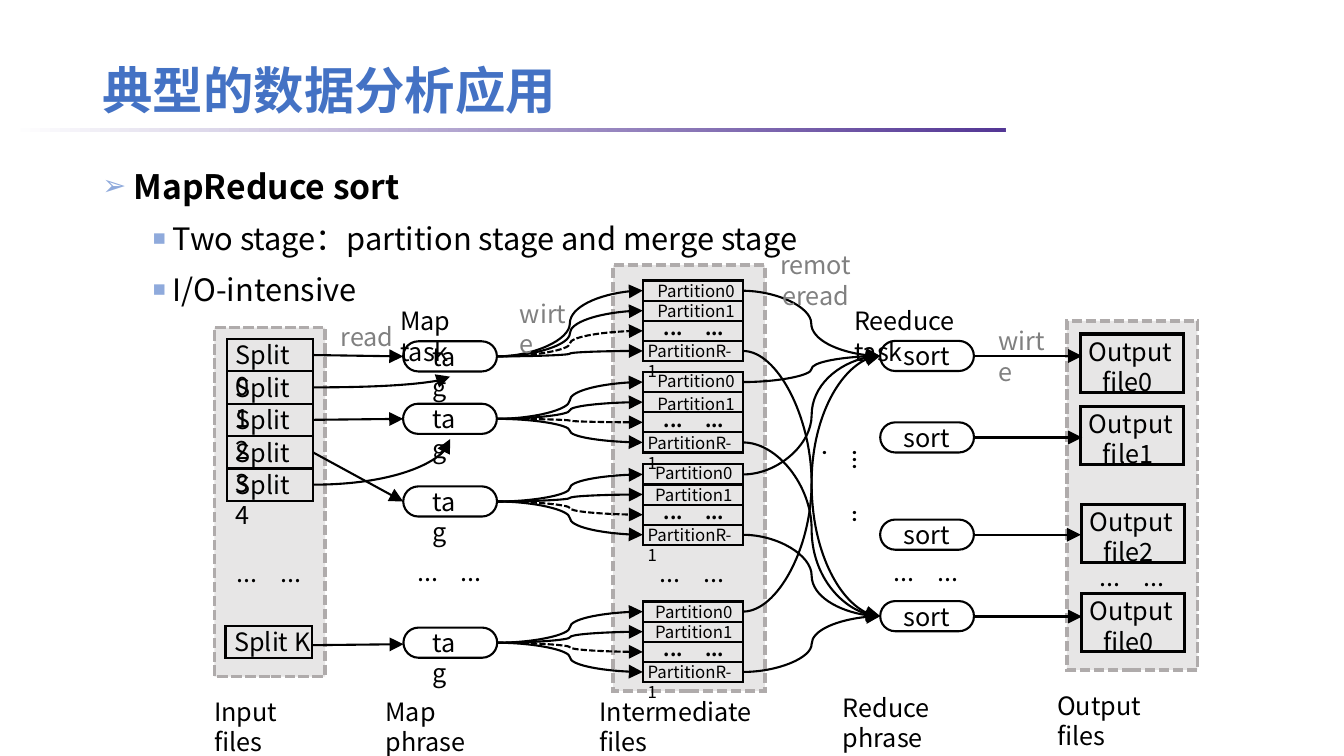
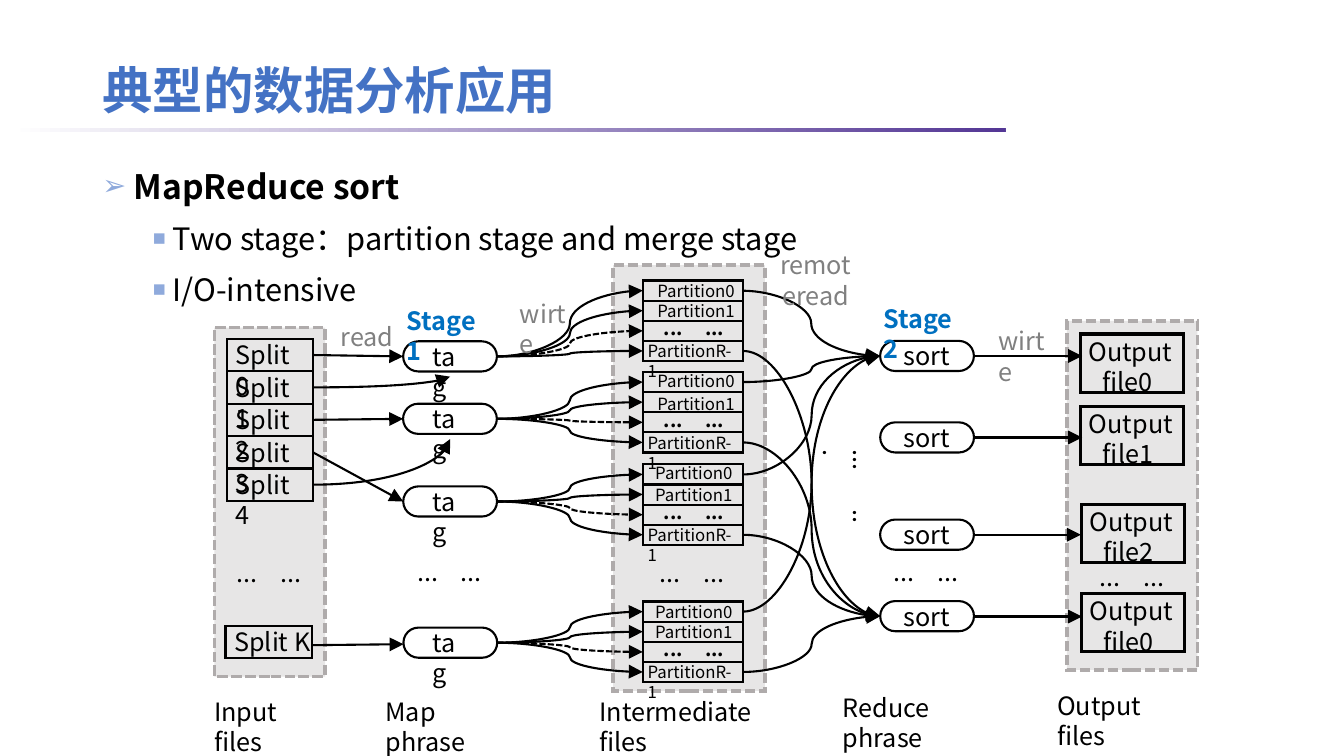
Before and after one commit to lt2000/ADSL, a slide deck: slide 3 of meeting/数据分析应用的数据特征.pptx. Drawn at 1344x756 pixels with LibreOffice and Linux fonts; fonts in the diff are those of the drawing; background and template pictures are left out. Boxes give left, top, right and bottom in pixels: in the first picture for what was removed or moved away, otherwise in the second. Text is boxed around its words. In the diff, an @@ line names an element or a change of style, - is before the commit and + after.

```diff
--- a/meeting/数据分析应用的数据特征.pptx
+++ b/meeting/数据分析应用的数据特征.pptx
@@ text at bbox=[407, 311, 476, 366]: text changed; text colour #000000 to #0070C0; bold on @@
-Map task
+Stage 1
@@ text removed at bbox=[854, 310, 955, 367] @@
-Reeduce task
@@ text added at bbox=[883, 309, 952, 364], 18 pt, text #0070C0, bold @@
+Stage 2
```
Also in this commit, not shown: 3 other slides changed, 1 slide added, 5 other files.
